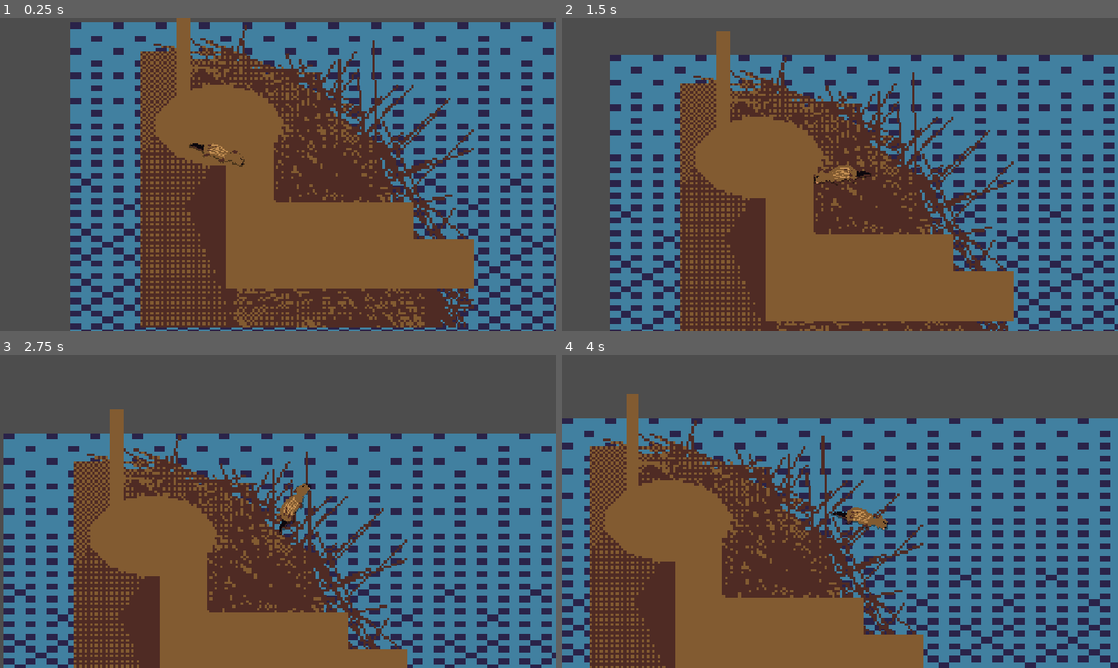
Above: before the commit, frames 1-4 (two rows, left to right).
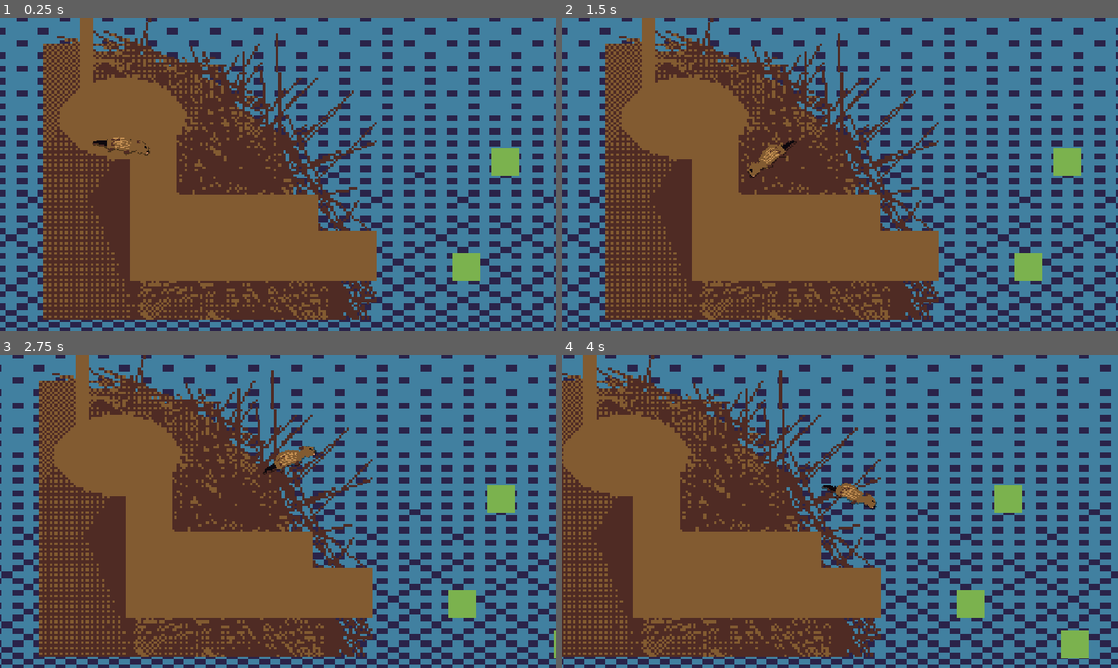
Above: after the commit, the same moments.

Repository: Joey451-OG/5499-Project-1
Game: Godot game, scene res://Scenes/main.tscn
The game is run twice, just before and just after one commit, with the same random seed, the same clock (stepped at 60 frames per second) and the same inputs.
Inputs (mouse positions are in pixels of both pictures, inside the frame that each line leads up to):
- Up to frame 1 (0.25 s): no input
- Up to frame 2 (1.5 s): move the mouse to (962, 158) at 0.52 s; hold Space (swim) 0.53-1.28 s; move the mouse to (728, 190) at 1.27 s; tap Space (swim) at 1.35 s
- Up to frame 3 (2.75 s): move the mouse to (333, 442) at 2.02 s; hold Space (swim) from 2.03 s (still down)
- Up to frame 4 (4 s): move the mouse to (812, 574) at 2.77 s; release Space (swim) at 2.78 s; tap Space (swim) at 2.85 s; move the mouse to (1006, 558) at 3.52 s; hold Space (swim) from 3.53 s (still down)

The runs differ from the first frame. In frame 1, 66% of the frame differs, in the area x 0-100%, y 0-100%; in frame 2, 68%; in frame 3, 68%; in frame 4, 61%.

Commit message:
Added slowing down on item pickup

Diff:
--- a/Scenes/Player.tscn
+++ b/Scenes/Player.tscn
@@ -20,6 +20,10 @@
 [node name="Sprite2D" type="Sprite2D" parent="." unique_id=1371421923]
 scale = Vector2(2, 2)
 texture = ExtResource("2_kyqiw")
+
+[node name="ItemPivot" type="Node2D" parent="Sprite2D" unique_id=748772980]
+position = Vector2(20.5, 13)
+scale = Vector2(0.5, 0.5)
 
 [node name="Shadow" type="Sprite2D" parent="Sprite2D" unique_id=1832923135]
 modulate = Color(0, 0, 0, 0.44313726)
--- a/Scenes/main.tscn
+++ b/Scenes/main.tscn
@@ -12,7 +12,10 @@
 points = PackedVector2Array(195, 498, 766, 498, 763, 393, 628, 389, 624, 307, 195, 299)
 
 [sub_resource type="RectangleShape2D" id="RectangleShape2D_i58cg"]
-size = Vector2(635, 789)
+size = Vector2(1826, 789)
+
+[sub_resource type="RectangleShape2D" id="RectangleShape2D_kry3j"]
+size = Vector2(1292, 730)
 
 [node name="Node2D" type="Node2D" unique_id=1050794869]
 
@@ -53,16 +56,36 @@
 metadata/isAir = false
 
 [node name="CollisionShape2D" type="CollisionShape2D" parent="Water" unique_id=321074166]
-position = Vector2(969.5, 384.5)
+position = Vector2(1565, 384.5)
 shape = SubResource("RectangleShape2D_i58cg")
 debug_color = Color(2.4065375e-06, 0.64241654, 0.32336965, 0.41960785)
 
 [node name="Player" parent="." unique_id=934692645 instance=ExtResource("1_jjgbg")]
 position = Vector2(173, 184)
 collision_mask = 7
+item_slow_percent = 0.35
 
 [node name="Pickup" parent="." unique_id=529543630 instance=ExtResource("4_jjvhh")]
 position = Vector2(1210, 558)
 
 [node name="Camera" parent="." unique_id=937009256 instance=ExtResource("5_kry3j")]
 position = Vector2(640, 363)
+
+[node name="CollisionShape2D" parent="Camera/cameraZone" parent_id_path=PackedInt32Array(937009256, 384282297) index="0" unique_id=1106377674]
+position = Vector2(-1, -4)
+shape = SubResource("RectangleShape2D_kry3j")
+
+[node name="Pickup" parent="Camera/cameraZone" parent_id_path=PackedInt32Array(937009256, 384282297) index="1" unique_id=1646626332 instance=ExtResource("4_jjvhh")]
+position = Vector2(328, 105)
+
+[node name="Pickup2" parent="Camera/cameraZone" parent_id_path=PackedInt32Array(937009256, 384282297) index="2" unique_id=811996773 instance=ExtResource("4_jjvhh")]
+position = Vector2(417, -138)
+
+[node name="Pickup3" parent="Camera/cameraZone" parent_id_path=PackedInt32Array(937009256, 384282297) index="3" unique_id=217502140 instance=ExtResource("4_jjvhh")]
+position = Vector2(941, 144)
+
+[node name="Camera2" parent="." unique_id=2080477732 instance=ExtResource("5_kry3j")]
+position = Vector2(1942, 360)
+
+[editable path="Camera"]
+[editable path="Camera2"]
--- /dev/null
+++ b/Scripts/gdscript/Globals.gd
@@ -0,0 +1,3 @@
+extends Node
+
+var points := 0
--- a/Scripts/gdscript/camera.gd
+++ b/Scripts/gdscript/camera.gd
@@ -1,4 +1,6 @@
 extends Node2D
+
+@export var overhang := 100
 
 var player : Node2D
 @onready var collision_shape_2d: CollisionShape2D = $cameraZone/CollisionShape2D
@@ -6,6 +8,8 @@
 
 # Called when the node enters the scene tree for the first time.
 func _ready() -> void:
+	set_camera_limits_to_polygon(camera)
+
 	pass # Replace with function body.
 
 
@@ -13,9 +17,32 @@
 func _process(delta: float) -> void:
 	if player != null:
 		camera.global_position = player.global_position
+		camera.make_current()
 
-func clamp_to_area():
-	pass
+
+func set_camera_limits_to_polygon(camera: Camera2D) -> void:
+	var shape = collision_shape_2d.shape
+	if not shape:
+		return
+
+	# Get the local bounding rectangle of the shape
+	var local_rect: Rect2 = shape.get_rect()
+
+	# Convert the local rect boundaries to global coordinates using the node's transform
+	var global_rect_position = collision_shape_2d.to_global(local_rect.position)
+	var global_rect_end = collision_shape_2d.to_global(local_rect.end)
+
+	# Handle cases where the shape or parent might be negatively scaled or flipped
+	var min_x = min(global_rect_position.x, global_rect_end.x)
+	var max_x = max(global_rect_position.x, global_rect_end.x)
+	var min_y = min(global_rect_position.y, global_rect_end.y)
+	var max_y = max(global_rect_position.y, global_rect_end.y)
+
+	# Apply the universal bounding box limits to the Camera2D
+	camera.limit_left = int(min_x - overhang)
+	camera.limit_right = int(max_x + overhang)
+	camera.limit_top = int(min_y - overhang)
+	camera.limit_bottom = int(max_y + overhang)
 
 func _on_camera_zone_area_entered(area: Area2D) -> void:
 	print("[Camera]: DETECTED PLAYER")
--- a/Scripts/gdscript/player.gd
+++ b/Scripts/gdscript/player.gd
@@ -3,14 +3,20 @@
 @export var VELCOCITY_IMPULSE := 300.0
 @export var DRAG := 1.1
 @export var lung_capacity_in_seconds := 10
+@export var item_slow_percent : float = 0.5
 
 var isUnderWater := false
+var pickup : Node2D = null
 
 @onready var sprite: Sprite2D = $Sprite2D
 @onready var lung_timer: Timer = $lungTimer
 @onready var lung_indicator: Line2D = $Sprite2D/lungIndicator
+@onready var item_pivot: Node2D = $Sprite2D/ItemPivot
 
 func _process(delta: float) -> void:
+	if pickup != null:
+		pickup.global_position = item_pivot.global_position
+
 	if is_in_range(rad_to_deg(rotation), -90, 90):
 		sprite.scale = abs(sprite.scale)
 	elif sprite.scale.y > 0:
@@ -33,6 +39,8 @@
 
 	velocity = transform.x * Input.get_action_strength("swim") * VELCOCITY_IMPULSE
 
+	if pickup != null:
+		velocity *= 1 - item_slow_percent
 	#sinking
 	#if not Input.is_action_pressed("swim"):
 		#velocity.y += VELCOCITY_IMPULSE * 0.5
@@ -53,5 +61,12 @@
 		isUnderWater = !area.get_meta("isAir")
 		print(isUnderWater)
 
+		if pickup != null and area.get_meta("isAir"):
+			pickup.queue_free()
+			Globals.points += 1
+			print("PLAYER SCORED points: %d" % Globals.points)
+
 	if area.has_meta("isPickup"):
 		print("Touched Pickup!")
+		area.disable_mode = CollisionObject2D.DISABLE_MODE_REMOVE
+		pickup = area.get_parent()
--- a/project.godot
+++ b/project.godot
@@ -14,6 +14,10 @@
 run/main_scene="uid://cx1jv6jad3xxh"
 config/features=PackedStringArray("4.7", "Forward Plus")
 config/icon="res://icon.svg"
+
+[autoload]
+
+Globals="*uid://js8ltqafoesu"
 
 [display]
 
Not shown, added: Scripts/gdscript/Globals.gd.uid
